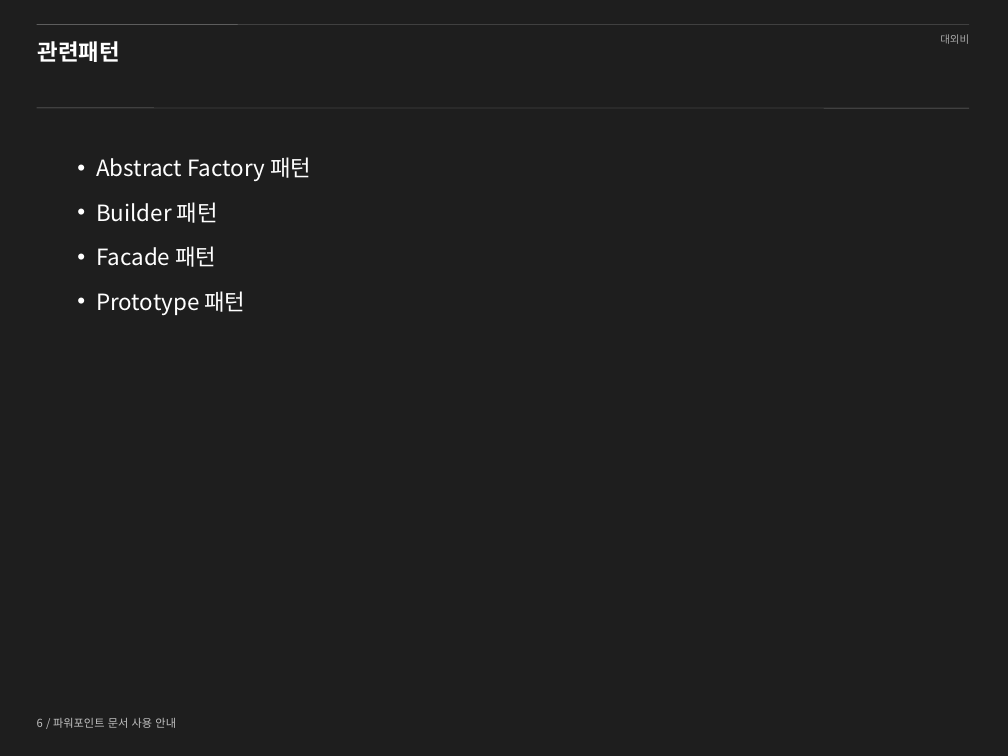
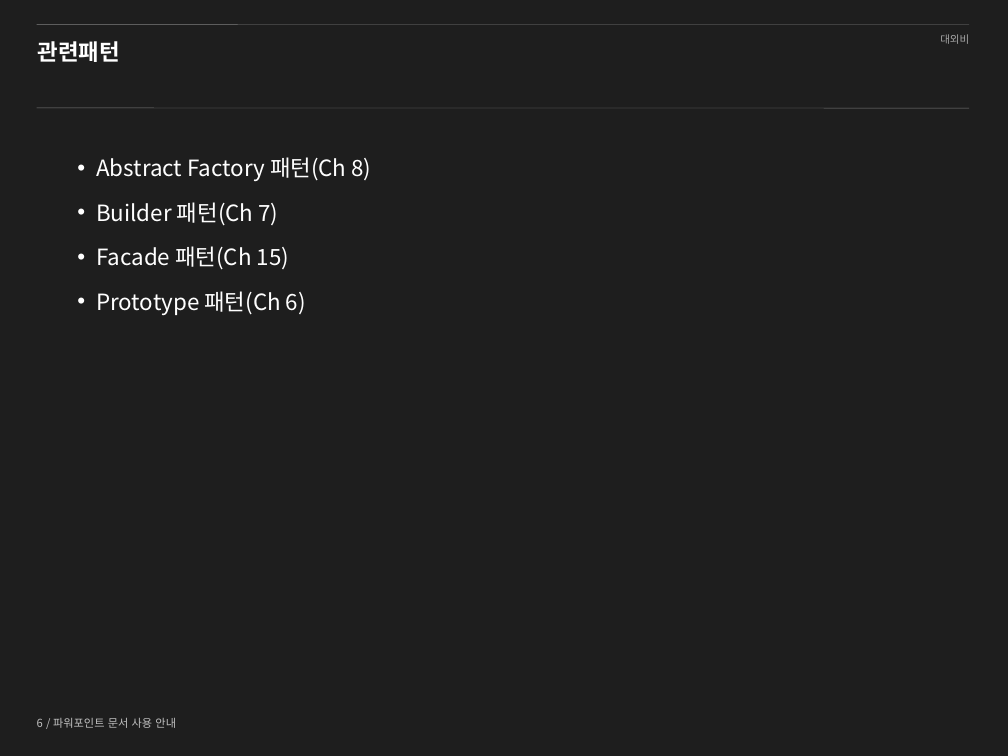
Before and after one commit to shyr/designpattern, a slide deck: slide 6 of src/_ppt/ch5.pptx. Drawn at 1008x756 pixels with LibreOffice and Linux fonts; fonts in the diff are those of the drawing; background and template pictures are left out. Boxes give left, top, right and bottom in pixels: in the first picture for what was removed or moved away, otherwise in the second. Text is boxed around its words. In the diff, an @@ line names an element or a change of style, - is before the commit and + after.

```diff
--- a/src/_ppt/ch5.pptx
+++ b/src/_ppt/ch5.pptx
@@ text at (96, 157, 372, 315): text changed @@
-• Abstract Factory 패턴
-• Builder 패턴
-• Facade 패턴
-• Prototype 패턴
+• Abstract Factory 패턴(Ch 8)
+• Builder 패턴(Ch 7)
+• Facade 패턴(Ch 15)
+• Prototype 패턴(Ch 6)
```
Also in this commit, not shown: 4 other files.
